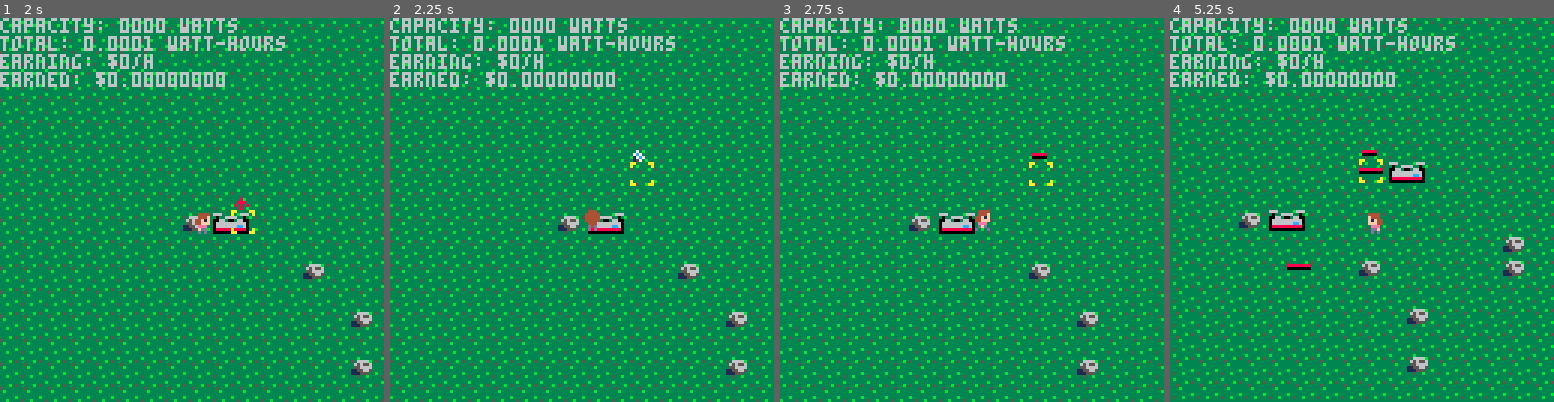
Above: before the commit, frames 1-4 (left to right).
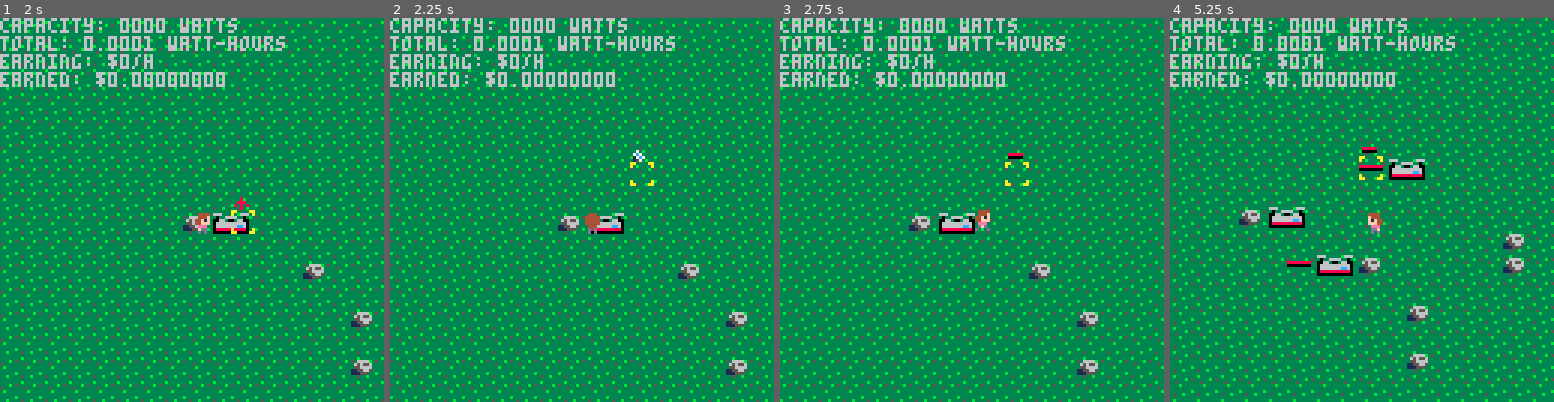
Above: after the commit, the same moments.

Repository: sargon2/pico8
Game: PICO-8 cartridge mine/solar_sally/solar_sally.p8
Two runs of this game, one before a commit and one after it. Both use one fixed random seed, a clock stepped at 60 frames per second and the inputs below.
Inputs:
- Up to frame 1 (2 s): tap X (X key) at 0.33, 1.07, 1.85 s; tap O (Z key) at 0.7, 1.7 s; hold Right from 1.6 s (still down)
- Up to frame 2 (2.25 s): release Right at 2.1 s; tap O (Z key) at 2.1 s; hold Up from 2.15 s (still down)
- Up to frame 3 (2.75 s): release Up at 2.42 s; hold Right from 2.47 s (still down); tap O (Z key) at 2.5 s
- Up to frame 4 (5.25 s): tap O (Z key) every 0.4 s from 2.9 to 4.9 s; tap X (X key) at 2.97, 4.08, 5.2 s; release Right at 3.03 s; hold Left 3.08-3.58 s; hold Down 3.63-3.97 s; hold Right 4.02-4.68 s; hold Up 4.73-5.03 s; hold Left from 5.08 s (still down)

Frame 1 is identical in both runs. In frame 2, less than 0.1% of the frame differs, in the area x 50-55%, y 50-57%; in frame 3, 0.3%; in frame 4, 26%, in the area x 0-100%, y 0-100%.

Commit message:
Workaround for time() not working right in FrameTimer

Diff:
--- a/mine/solar_sally/systems/FrameTimer.lua
+++ b/mine/solar_sally/systems/FrameTimer.lua
@@ -4,14 +4,24 @@
 
 function FrameTimer.calculate_elapsed()
     -- Handle physics advancement timing
-    local ft=t()
-    local elapsed=ft-FrameTimer.last_t
-    FrameTimer.last_t=ft
-    local max_skip_fps=15
-    local max_elapsed=1/max_skip_fps
-    if elapsed>max_elapsed then
-        -- make sure we don't skip physics too far if the game hiccups
-        elapsed=max_elapsed
-    end
+
+    -- t(), time(), and stat(7) seem to return the _intended_ time per frame, not the actual, regardless of if they're called from _draw or _update60.  It doesn't appear possible to get the actual frame time.
+
+    -- local ft = time()
+    -- local elapsed = ft - FrameTimer.last_t
+    -- FrameTimer.last_t = ft
+
+    -- local elapsed = 1 / stat(7)
+
+    -- local max_skip_fps = 2
+    -- local max_elapsed = 1 / max_skip_fps
+    -- if elapsed > max_elapsed then
+    --     -- make sure we don't skip physics too far if the game hiccups
+    --     elapsed = max_elapsed
+    -- end
+
+    -- So, until that's fixed, we just return the intended time, and let the game slow down.
+    local elapsed = 1 / 60
+
     return elapsed
 end
